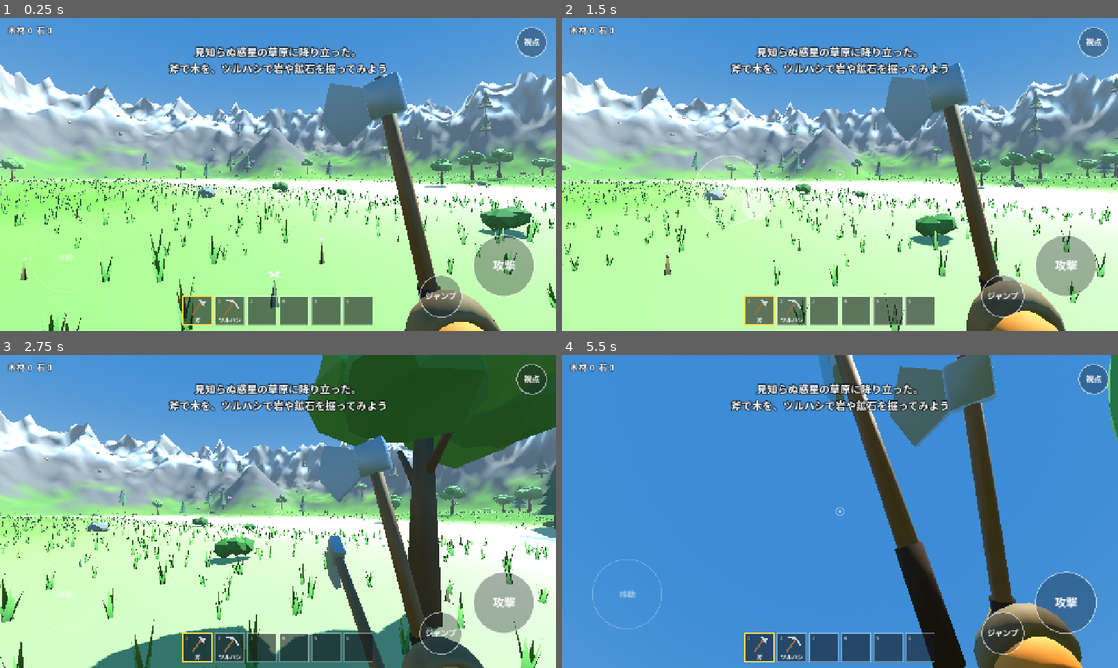
Above: before the commit, frames 1-4 (two rows, left to right).
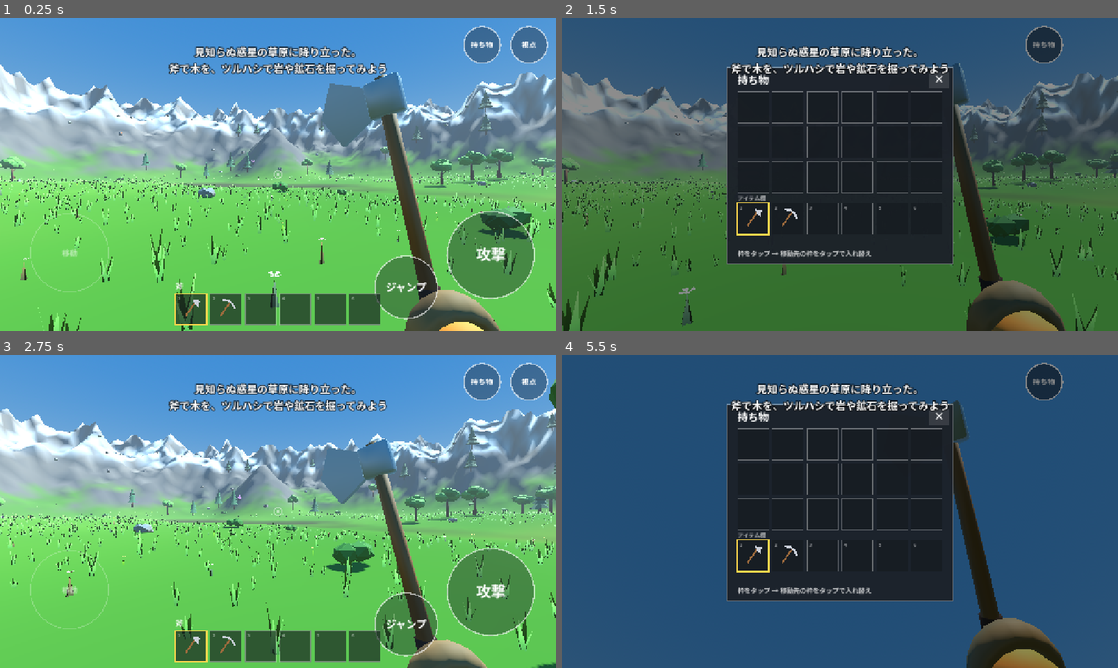
Above: after the commit, the same moments.

Repository: tailangsitianzhong-stack/Calude4
Game: Godot game, scene res://main.tscn
Two runs of this game, one before a commit and one after it. Both use one fixed random seed, a clock stepped at 60 frames per second and the inputs below.
Inputs (mouse positions are in pixels of both pictures, inside the frame that each line leads up to):
- Up to frame 1 (0.25 s): no input
- Up to frame 2 (1.5 s): tap Enter at 0.5 s; move the mouse to (962, 158) at 0.52 s; hold D 0.53-1.25 s; tap E at 0.6 s; click (962, 158) at 0.67 s; tap Space at 0.77 s; tap Tab at 0.8 s; drag from (728, 190) to (812, 237) at 1.27 s
- Up to frame 3 (2.75 s): move the mouse to (333, 442) at 2.02 s; hold D from 2.03 s (still down); tap I at 2.1 s; tap F at 2.3 s
- Up to frame 4 (5.5 s): release D at 2.75 s; drag from (812, 574) to (673, 464) at 2.77 s; tap Space at 3.5, 3.77 s; move the mouse to (1006, 558) at 3.52 s; hold A 3.53-4.25 s; tap E at 3.6 s; tap Tab at 3.8 s; tap Escape at 4.15 s; tap Enter at 4.25 s; drag from (673, 464) to (756, 433) at 4.27 s; move the mouse to (867, 511) at 5.02 s; hold S from 5.03 s (still down); tap I at 5.1 s; click (867, 511) at 5.17 s; tap F at 5.3 s

The runs differ from the first frame. In frame 1, 42% of the frame differs, in the area x 0-100%, y 2-100%; in frame 2, 98%, in the area x 0-100%, y 0-100%; in frame 3, 71%; in frame 4, 95%.

Commit message:
Add stacking inventory, bag screen, bigger buttons; fix white ground
Materials now fill inventory slots in stacks of 100, with a bag
screen for moving items. Ground no longer blends toward sand near
water level, and the third-person tool no longer renders in first
person. Add inventory tests.

Co-Authored-By: Claude Opus 5.5 <noreply@anthropic.com>
Claude-Session: https://claude.ai/code/session_01KQKHjnwP1HCa4YZjVTQqff

Diff:
--- /dev/null
+++ b/scripts/inventory.gd
@@ -0,0 +1,90 @@
+class_name Inventory
+extends RefCounted
+## 持ち物。先頭の6枠がアイテム欄(ホットバー)、残りがかばん。素材は1枠に100個まで重なる。
+
+signal changed
+
+const HOTBAR_SIZE := 6
+const BAG_SIZE := 18
+const SIZE := HOTBAR_SIZE + BAG_SIZE
+
+## アイテムの定義。stack は1枠に入る最大数、tool は手に持って使う道具
+const ITEMS := {
+	"axe": {"name": "斧", "stack": 1, "tool": true},
+	"pickaxe": {"name": "ツルハシ", "stack": 1, "tool": true},
+	"wood": {"name": "木材", "stack": 100},
+	"stone": {"name": "石", "stack": 100},
+	"iron": {"name": "鉄鉱石", "stack": 100},
+	"copper": {"name": "銅鉱石", "stack": 100},
+	"crystal": {"name": "結晶", "stack": 100},
+}
+
+## 各枠は {} (空) か {"id": String, "count": int}
+var slots: Array[Dictionary] = []
+
+
+func _init() -> void:
+	for i in SIZE:
+		slots.append({})
+
+
+static func item_name(id: String) -> String:
+	return ITEMS[id]["name"] if ITEMS.has(id) else ""
+
+
+static func is_tool_item(id: String) -> bool:
+	return ITEMS.has(id) and ITEMS[id].get("tool", false)
+
+
+## 入れられなかった数を返す(持ち物がいっぱいのとき 0 より大きい)
+func add(id: String, count: int) -> int:
+	var max_stack: int = ITEMS[id]["stack"]
+	# まず同じ素材の枠に重ねる(アイテム欄 → かばんの順)
+	for s in slots:
+		if count <= 0:
+			break
+		if s.get("id", "") == id and s["count"] < max_stack:
+			var n := mini(count, max_stack - s["count"])
+			s["count"] += n
+			count -= n
+	# 残りは空いている枠へ
+	for i in SIZE:
+		if count <= 0:
+			break
+		if slots[i].is_empty():
+			var n := mini(count, max_stack)
+			slots[i] = {"id": id, "count": n}
+			count -= n
+	changed.emit()
+	return count
+
+
+func total(id: String) -> int:
+	var n := 0
+	for s in slots:
+		if s.get("id", "") == id:
+			n += s["count"]
+	return n
+
+
+func id_at(i: int) -> String:
+	return slots[i].get("id", "") if i >= 0 and i < SIZE else ""
+
+
+## 2つの枠を入れ替える。同じ素材なら重ねられるだけ重ねる
+func move(from: int, to: int) -> void:
+	if from == to:
+		return
+	var a := slots[from]
+	var b := slots[to]
+	if not a.is_empty() and not b.is_empty() and a["id"] == b["id"]:
+		var max_stack: int = ITEMS[a["id"]]["stack"]
+		var n := mini(a["count"], max_stack - b["count"])
+		b["count"] += n
+		a["count"] -= n
+		if a["count"] <= 0:
+			slots[from] = {}
+	else:
+		slots[from] = b
+		slots[to] = a
+	changed.emit()
--- a/scripts/main.gd
+++ b/scripts/main.gd
@@ -1,8 +1,5 @@
 extends Node3D
 ## ゲーム全体のまとめ役。最初の惑星(地表)を作り、資源・アイテム欄・画面表示を動かす。
-
-const ITEM_NAMES := {"wood": "木材", "stone": "石", "iron": "鉄鉱石", "copper": "銅鉱石", "crystal": "結晶"}
-const ITEM_ORDER := ["wood", "stone", "iron", "copper", "crystal"]
 
 ## 叩いて取れる物の種類
 const KINDS := {
@@ -27,24 +24,20 @@
 var world: World
 var player: Player
 var controls: TouchControls
-var inv_label: Label
 var msg_label: Label
 var _msg_time := 0.0
 var _scenes := {}
 var _respawn_queue: Array[Dictionary] = []   # {kind, time}
 var _particles: CPUParticles3D
 
-var inventory := {}
-var hotbar := [
-	{"id": "axe", "label": "斧"},
-	{"id": "pickaxe", "label": "ツルハシ"},
-]
+var inventory := Inventory.new()
 
 
 func _ready() -> void:
 	rng.seed = 20261102
-	for k in ITEM_ORDER:
-		inventory[k] = 0
+	# 最初の持ち物は斧とツルハシ
+	inventory.add("axe", 1)
+	inventory.add("pickaxe", 1)
 
 	world = World.new()
 	add_child(world)
@@ -153,20 +146,13 @@
 
 	controls = TouchControls.new()
 	controls.player = player
-	controls.slots = hotbar
+	controls.inventory = inventory
 	controls.slot_selected.connect(_select_slot)
 	controls.view_toggled.connect(func() -> void:
 		player.set_first_person(not player.first_person)
 		show_message("一人称視点" if player.first_person else "三人称視点", 1.2)
 	)
 	layer.add_child(controls)
-
-	inv_label = Label.new()
-	inv_label.position = Vector2(18, 12)
-	inv_label.add_theme_font_size_override("font_size", 20)
-	inv_label.add_theme_color_override("font_outline_color", Color(0, 0, 0, 0.75))
-	inv_label.add_theme_constant_override("outline_size", 6)
-	layer.add_child(inv_label)
 
 	msg_label = Label.new()
 	msg_label.set_anchors_preset(Control.PRESET_CENTER_TOP)
@@ -181,8 +167,11 @@
 
 func _select_slot(i: int) -> void:
 	controls.selected_slot = i
-	var id: String = hotbar[i]["id"] if i < hotbar.size() else ""
-	player.set_tool(id)
+	var id := inventory.id_at(i)
+	# 道具なら手に持つ。素材や空の枠なら素手
+	var tool_id := id if Inventory.is_tool_item(id) else ""
+	if tool_id != player.current_tool:
+		player.set_tool(tool_id)
 
 
 func show_message(text: String, seconds := 2.0) -> void:
@@ -207,8 +196,10 @@
 	if res["done"]:
 		var got := []
 		for item in h.drops:
-			inventory[item] += h.drops[item]
-			got.append("%s +%d" % [ITEM_NAMES[item], h.drops[item]])
+			var left := inventory.add(item, h.drops[item])
+			got.append("%s +%d" % [Inventory.item_name(item), h.drops[item] - left])
+			if left > 0:
+				got.append("(持ち物がいっぱい)")
 		show_message("  ".join(got), 1.6)
 
 
@@ -225,12 +216,6 @@
 	for r in _respawn_queue.filter(func(x: Dictionary) -> bool: return x["time"] <= 0.0):
 		_spawn(r["kind"])
 		_respawn_queue.erase(r)
-
-	var parts := []
-	for k in ITEM_ORDER:
-		if inventory[k] > 0 or k in ["wood", "stone"]:
-			parts.append("%s %d" % [ITEM_NAMES[k], inventory[k]])
-	inv_label.text = "  ".join(parts)
 
 	var t := player.get_target()
 	if t:
--- a/scripts/player.gd
+++ b/scripts/player.gd
@@ -148,6 +148,7 @@
 	# 持ち替えの動き
 	if viewmodel:
 		viewmodel.position = _vm_rest + Vector3(0, -0.3, 0)
+	_apply_body_visibility()
 
 
 func set_first_person(on: bool) -> void:
@@ -155,10 +156,16 @@
 	spring.spring_length = 0.0 if on else 3.2
 	spring.position = Vector3.ZERO if on else Vector3(0.45, 0.15, 0)
 	viewmodel.visible = on
-	# 一人称では体は見せず、影だけ落とす
+	_apply_body_visibility()
+
+
+## 一人称では全身モデル(手に持った道具も含む)は見せず、影だけ落とす
+func _apply_body_visibility() -> void:
+	if body_model == null:
+		return
 	for c in body_model.find_children("*", "GeometryInstance3D", true, false):
 		(c as GeometryInstance3D).cast_shadow = (
-			GeometryInstance3D.SHADOW_CASTING_SETTING_SHADOWS_ONLY if on else GeometryInstance3D.SHADOW_CASTING_SETTING_ON)
+			GeometryInstance3D.SHADOW_CASTING_SETTING_SHADOWS_ONLY if first_person else GeometryInstance3D.SHADOW_CASTING_SETTING_ON)
 
 
 ## いま狙っている物(届く範囲)
--- a/scripts/touch_controls.gd
+++ b/scripts/touch_controls.gd
@@ -2,21 +2,23 @@
 extends Control
 ## スマホ用の操作と画面表示。
 ## 左側: バーチャルスティックで移動 / 右側: ドラッグで視点 / 右下: 攻撃・ジャンプ / 下中央: アイテム欄
-## PC: WASD で移動、マウスドラッグで視点、F か左クリック長押しで攻撃、Space でジャンプ、1〜6 でアイテム、V で視点切替
+## 右上: 視点切替・持ち物。持ち物を開くと、枠をタップ → 別の枠をタップで入れ替えられる。
+## PC: WASD 移動、マウスドラッグ 視点、F 攻撃、Space ジャンプ、1〜6 アイテム、V 視点切替、E/Tab 持ち物
 
 signal slot_selected(index: int)
 signal view_toggled
 
-const JOY_RADIUS := 80.0
+const JOY_RADIUS := 90.0
 const LOOK_SENSITIVITY := 0.005
-const SLOT_COUNT := 6
-const SLOT_SIZE := 66.0
+const SLOT_SIZE := 72.0
+const SLOT_GAP := 8.0
 
 var player: Player
-var slots: Array = []          ## [{id, label}] main.gd が設定
+var inventory: Inventory
 var selected_slot := 0
 var target_name := ""
 var target_ratio := -1.0       ## 狙っている物の残り体力(0〜1)、なければ -1
+var bag_open := false
 
 var _joy_index := -1
 var _joy_origin := Vector2.ZERO
@@ -26,6 +28,7 @@
 var _attack_index := -1
 var _pressed := {}             ## タッチ番号 -> ボタンID
 var _key_attack := false
+var _held_slot := -1           ## 持ち物画面で選んでいる枠
 
 
 func _ready() -> void:
@@ -33,29 +36,79 @@
 	mouse_filter = Control.MOUSE_FILTER_IGNORE
 
 
+# ---------------------------------------------------------------- 配置
+
 func _buttons() -> Array:
 	var s := size
 	return [
-		{"id": "attack", "label": "攻撃", "pos": Vector2(s.x - 120, s.y - 150), "r": 70.0},
-		{"id": "jump", "label": "ジャンプ", "pos": Vector2(s.x - 265, s.y - 80), "r": 48.0},
-		{"id": "view", "label": "視点", "pos": Vector2(s.x - 56, 56), "r": 34.0},
+		{"id": "attack", "label": "攻撃", "pos": Vector2(s.x - 150, s.y - 175), "r": 100.0},
+		{"id": "jump", "label": "ジャンプ", "pos": Vector2(s.x - 345, s.y - 100), "r": 72.0},
+		{"id": "view", "label": "視点", "pos": Vector2(s.x - 62, 62), "r": 42.0},
+		{"id": "bag", "label": "持ち物", "pos": Vector2(s.x - 170, 62), "r": 42.0},
 	]
 
 
-func _slot_rect(i: int) -> Rect2:
-	var total := SLOT_COUNT * SLOT_SIZE + (SLOT_COUNT - 1) * 8.0
+func _hotbar_rect(i: int) -> Rect2:
+	var total := Inventory.HOTBAR_SIZE * SLOT_SIZE + (Inventory.HOTBAR_SIZE - 1) * SLOT_GAP
 	var x0 := (size.x - total) / 2.0
-	return Rect2(Vector2(x0 + i * (SLOT_SIZE + 8.0), size.y - SLOT_SIZE - 14.0), Vector2(SLOT_SIZE, SLOT_SIZE))
+	return Rect2(Vector2(x0 + i * (SLOT_SIZE + SLOT_GAP), size.y - SLOT_SIZE - 14.0), Vector2(SLOT_SIZE, SLOT_SIZE))
+
+
+func _panel_rect() -> Rect2:
+	var w := 6 * SLOT_SIZE + 5 * SLOT_GAP + 48.0
+	var h := 4 * SLOT_SIZE + 3 * SLOT_GAP + 140.0
+	return Rect2((size - Vector2(w, h)) / 2.0 + Vector2(0, -20), Vector2(w, h))
+
+
+## 持ち物画面の枠。かばん(3段)が上、アイテム欄(1段)が下
+func _bag_rect(i: int) -> Rect2:
+	var p := _panel_rect()
+	var col := i % 6
+	var row: int
+	var extra := 0.0
+	if i < Inventory.HOTBAR_SIZE:
+		row = 3
+		extra = 16.0
+	else:
+		row = (i - Inventory.HOTBAR_SIZE) / 6
+	return Rect2(p.position + Vector2(24.0 + col * (SLOT_SIZE + SLOT_GAP), 56.0 + row * (SLOT_SIZE + SLOT_GAP) + extra),
+		Vector2(SLOT_SIZE, SLOT_SIZE))
+
+
+func _close_rect() -> Rect2:
+	var p := _panel_rect()
+	return Rect2(p.end.x - 54, p.position.y + 10, 44, 36)
 
 
 func _hit_test(p: Vector2) -> String:
+	if bag_open:
+		if _close_rect().grow(6).has_point(p):
+			return "close"
+		for i in Inventory.SIZE:
+			if _bag_rect(i).has_point(p):
+				return "bag%d" % i
+		if _panel_rect().has_point(p):
+			return "panel"
+		return "close"
 	for b in _buttons():
 		if p.distance_to(b["pos"]) <= b["r"] + 10.0:
 			return b["id"]
-	for i in SLOT_COUNT:
-		if _slot_rect(i).grow(4).has_point(p):
+	for i in Inventory.HOTBAR_SIZE:
+		if _hotbar_rect(i).grow(4).has_point(p):
 			return "slot%d" % i
 	return ""
+
+
+# ---------------------------------------------------------------- 入力
+
+func toggle_bag() -> void:
+	bag_open = not bag_open
+	_held_slot = -1
+	_joy_index = -1
+	_joy_vec = Vector2.ZERO
+	_look_index = -1
+	_attack_index = -1
+	queue_redraw()
 
 
 func _press(id: String, index: int) -> void:
@@ -67,9 +120,26 @@
 			player.jump_requested = true
 		"view":
 			view_toggled.emit()
+		"bag", "close":
+			toggle_bag()
+		"panel":
+			pass
 		_:
 			if id.begins_with("slot"):
 				slot_selected.emit(int(id.substr(4)))
+			elif id.begins_with("bag"):
+				_tap_bag_slot(int(id.substr(3)))
+
+
+func _tap_bag_slot(i: int) -> void:
+	if _held_slot == -1:
+		if inventory.id_at(i) != "":
+			_held_slot = i
+	else:
+		inventory.move(_held_slot, i)
+		_held_slot = -1
+		slot_selected.emit(selected_slot)  # 手に持つ物を更新
+	queue_redraw()
 
 
 func _input(event: InputEvent) -> void:
@@ -105,23 +175,27 @@
 			if off.length() > JOY_RADIUS:
 				off = off.normalized() * JOY_RADIUS
 			_joy_vec = Vector2(off.x, -off.y) / JOY_RADIUS
-			queue_redraw()
 		elif d.index == _look_index or d.index == _attack_index:
 			# 攻撃ボタンを押したまま指を動かしても視点を回せる
-			if d.index == _attack_index and _look_last == Vector2.ZERO:
+			if _look_last == Vector2.ZERO:
 				_look_last = d.position
 			player.look_delta += (d.position - _look_last) * LOOK_SENSITIVITY
 			_look_last = d.position
 	elif event is InputEventKey:
 		var k := event as InputEventKey
 		if k.keycode == KEY_F:
-			_key_attack = k.pressed
+			_key_attack = k.pressed and not bag_open
 		elif k.pressed and not k.echo:
 			match k.keycode:
 				KEY_SPACE:
 					player.jump_requested = true
 				KEY_V:
 					view_toggled.emit()
+				KEY_E, KEY_TAB, KEY_I:
+					toggle_bag()
+				KEY_ESCAPE:
+					if bag_open:
+						toggle_bag()
 				KEY_1, KEY_2, KEY_3, KEY_4, KEY_5, KEY_6:
 					slot_selected.emit(k.keycode - KEY_1)
 
@@ -131,9 +205,11 @@
 		return
 	if _attack_index == -1 and _look_index == -1:
 		_look_last = Vector2.ZERO
-	player.attack_held = _attack_index != -1 or _key_attack
+	player.attack_held = (_attack_index != -1 or _key_attack) and not bag_open
 	if _joy_index != -1:
 		player.move_input = _joy_vec
+	elif bag_open:
+		player.move_input = Vector2.ZERO
 	else:
 		var k := Vector2.ZERO
 		if Input.is_key_pressed(KEY_W) or Input.is_key_pressed(KEY_UP):
@@ -148,60 +224,121 @@
 	queue_redraw()
 
 
+# ---------------------------------------------------------------- 描画
+
 func _draw() -> void:
 	var font := get_theme_default_font()
 	var center := size / 2.0
 
-	# 照準と、狙っている物の名前・体力
-	var aim_col := Color(1, 1, 1, 0.9) if target_ratio >= 0.0 else Color(1, 1, 1, 0.5)
-	draw_arc(center, 9, 0, TAU, 24, aim_col, 2.0)
-	draw_circle(center, 2.0, aim_col)
-	if target_ratio >= 0.0:
-		draw_string(font, center + Vector2(-120, 44), target_name, HORIZONTAL_ALIGNMENT_CENTER, 240, 20, Color.WHITE)
-		var bar := Rect2(center + Vector2(-50, 54), Vector2(100, 7))
-		draw_rect(bar, Color(0, 0, 0, 0.5))
-		draw_rect(Rect2(bar.position, Vector2(bar.size.x * target_ratio, bar.size.y)), Color(0.45, 0.9, 0.4))
-
-	# スティック
-	if _joy_index != -1:
-		draw_circle(_joy_origin, JOY_RADIUS, Color(1, 1, 1, 0.12))
-		draw_arc(_joy_origin, JOY_RADIUS, 0, TAU, 48, Color(1, 1, 1, 0.45), 3.0)
-		draw_circle(_joy_origin + Vector2(_joy_vec.x, -_joy_vec.y) * JOY_RADIUS, 34, Color(1, 1, 1, 0.5))
-	else:
-		var hint := Vector2(150, size.y - 170)
-		draw_arc(hint, JOY_RADIUS, 0, TAU, 48, Color(1, 1, 1, 0.25), 2.0)
-		draw_string(font, hint + Vector2(-60, 8), "移動", HORIZONTAL_ALIGNMENT_CENTER, 120, 18, Color(1, 1, 1, 0.5))
+	if not bag_open:
+		# 照準と、狙っている物の名前・体力
+		var aim_col := Color(1, 1, 1, 0.9) if target_ratio >= 0.0 else Color(1, 1, 1, 0.5)
+		draw_arc(center, 9, 0, TAU, 24, aim_col, 2.0)
+		draw_circle(center, 2.0, aim_col)
+		if target_ratio >= 0.0:
+			draw_string(font, center + Vector2(-120, 44), target_name, HORIZONTAL_ALIGNMENT_CENTER, 240, 20, Color.WHITE)
+			var bar := Rect2(center + Vector2(-50, 54), Vector2(100, 7))
+			draw_rect(bar, Color(0, 0, 0, 0.5))
+			draw_rect(Rect2(bar.position, Vector2(bar.size.x * target_ratio, bar.size.y)), Color(0.45, 0.9, 0.4))
+
+		# スティック
+		if _joy_index != -1:
+			draw_circle(_joy_origin, JOY_RADIUS, Color(1, 1, 1, 0.12))
+			draw_arc(_joy_origin, JOY_RADIUS, 0, TAU, 48, Color(1, 1, 1, 0.45), 3.0)
+			draw_circle(_joy_origin + Vector2(_joy_vec.x, -_joy_vec.y) * JOY_RADIUS, 38, Color(1, 1, 1, 0.5))
+		else:
+			var hint := Vector2(160, size.y - 180)
+			draw_arc(hint, JOY_RADIUS, 0, TAU, 48, Color(1, 1, 1, 0.25), 2.0)
+			draw_string(font, hint + Vector2(-60, 8), "移動", HORIZONTAL_ALIGNMENT_CENTER, 120, 18, Color(1, 1, 1, 0.5))
 
 	# ボタン
 	var pressed_ids := _pressed.values()
 	for b in _buttons():
 		var pos: Vector2 = b["pos"]
 		var r: float = b["r"]
-		var on: bool = pressed_ids.has(b["id"]) or (b["id"] == "attack" and _key_attack)
-		draw_circle(pos, r, Color(0.1, 0.12, 0.15, 0.55 if on else 0.35))
-		draw_arc(pos, r, 0, TAU, 48, Color(1, 1, 1, 0.85 if on else 0.55), 2.5)
-		var fs := 26 if b["id"] == "attack" else 18
+		var on: bool = pressed_ids.has(b["id"]) or (b["id"] == "attack" and _key_attack) or (b["id"] == "bag" and bag_open)
+		if bag_open and b["id"] != "bag":
+			continue
+		draw_circle(pos, r, Color(0.1, 0.12, 0.15, 0.6 if on else 0.38))
+		draw_arc(pos, r, 0, TAU, 48, Color(1, 1, 1, 0.9 if on else 0.6), 3.0)
+		var fs := 34 if b["id"] == "attack" else (24 if b["id"] == "jump" else 17)
 		draw_string(font, Vector2(pos.x - r, pos.y + fs * 0.35), b["label"], HORIZONTAL_ALIGNMENT_CENTER, r * 2.0, fs, Color.WHITE)
 
 	# アイテム欄
-	for i in SLOT_COUNT:
-		var rect := _slot_rect(i)
-		var sel := i == selected_slot
-		draw_rect(rect, Color(0.08, 0.1, 0.12, 0.6))
-		draw_rect(rect, Color(1.0, 0.85, 0.3) if sel else Color(1, 1, 1, 0.35), false, 3.0 if sel else 1.5)
-		draw_string(font, rect.position + Vector2(5, 15), str(i + 1), HORIZONTAL_ALIGNMENT_LEFT, -1, 12, Color(1, 1, 1, 0.6))
-		if i < slots.size():
-			var s: Dictionary = slots[i]
-			_draw_tool_icon(rect, s["id"])
-			draw_string(font, Vector2(rect.position.x, rect.end.y - 6), s["label"], HORIZONTAL_ALIGNMENT_CENTER, rect.size.x, 13, Color.WHITE)
-
-
-func _draw_tool_icon(rect: Rect2, id: String) -> void:
-	var c := rect.get_center() + Vector2(0, -6)
+	if not bag_open:
+		for i in Inventory.HOTBAR_SIZE:
+			_draw_slot(font, _hotbar_rect(i), i, i == selected_slot)
+		var held := inventory.id_at(selected_slot)
+		if held != "":
+			var r0 := _hotbar_rect(0)
+			draw_string(font, Vector2(r0.position.x, r0.position.y - 10), Inventory.item_name(held),
+				HORIZONTAL_ALIGNMENT_LEFT, -1, 18, Color(1, 1, 1, 0.9))
+	else:
+		_draw_bag(font)
+
+
+func _draw_bag(font: Font) -> void:
+	draw_rect(Rect2(Vector2.ZERO, size), Color(0, 0, 0, 0.45))
+	var p := _panel_rect()
+	draw_rect(p, Color(0.11, 0.13, 0.16, 0.96))
+	draw_rect(p, Color(1, 1, 1, 0.35), false, 2.0)
+	draw_string(font, p.position + Vector2(24, 38), "持ち物", HORIZONTAL_ALIGNMENT_LEFT, -1, 24, Color.WHITE)
+	var c := _close_rect()
+	draw_rect(c, Color(1, 1, 1, 0.12))
+	draw_string(font, Vector2(c.position.x, c.position.y + 26), "×", HORIZONTAL_ALIGNMENT_CENTER, c.size.x, 24, Color.WHITE)
+
+	for i in Inventory.SIZE:
+		_draw_slot(font, _bag_rect(i), i, i == selected_slot and i < Inventory.HOTBAR_SIZE)
+		if i == _held_slot:
+			draw_rect(_bag_rect(i).grow(3), Color(0.4, 0.9, 1.0), false, 3.0)
+	var hb := _bag_rect(0)
+	draw_string(font, Vector2(hb.position.x, hb.position.y - 6), "アイテム欄", HORIZONTAL_ALIGNMENT_LEFT, -1, 13, Color(1, 1, 1, 0.6))
+
+	# 説明と合計
+	var info := "枠をタップ → 移動先の枠をタップで入れ替え"
+	if _held_slot != -1:
+		var id := inventory.id_at(_held_slot)
+		info = "%s × %d を選択中。移動先をタップ" % [Inventory.item_name(id), inventory.slots[_held_slot]["count"]]
+	draw_string(font, Vector2(p.position.x + 24, p.end.y - 18), info, HORIZONTAL_ALIGNMENT_LEFT, p.size.x - 48, 15, Color(1, 1, 1, 0.75))
+
+
+func _draw_slot(font: Font, rect: Rect2, i: int, selected: bool) -> void:
+	draw_rect(rect, Color(0.08, 0.1, 0.12, 0.65))
+	draw_rect(rect, Color(1.0, 0.85, 0.3) if selected else Color(1, 1, 1, 0.35), false, 3.0 if selected else 1.5)
+	if i < Inventory.HOTBAR_SIZE:
+		draw_string(font, rect.position + Vector2(5, 15), str(i + 1), HORIZONTAL_ALIGNMENT_LEFT, -1, 12, Color(1, 1, 1, 0.55))
+	var s: Dictionary = inventory.slots[i]
+	if s.is_empty():
+		return
+	_draw_item_icon(rect, s["id"])
+	if s["count"] > 1:
+		draw_string_outline(font, Vector2(rect.position.x, rect.end.y - 6), str(s["count"]), HORIZONTAL_ALIGNMENT_RIGHT, rect.size.x - 6, 18, 5, Color.BLACK)
+		draw_string(font, Vector2(rect.position.x, rect.end.y - 6), str(s["count"]), HORIZONTAL_ALIGNMENT_RIGHT, rect.size.x - 6, 18, Color.WHITE)
+
+
+func _draw_item_icon(rect: Rect2, id: String) -> void:
+	var c := rect.get_center() + Vector2(0, -2)
 	var wood := Color(0.62, 0.42, 0.24)
 	var steel := Color(0.8, 0.82, 0.86)
-	draw_line(c + Vector2(-12, 16), c + Vector2(10, -14), wood, 4.0)
-	if id == "axe":
-		draw_colored_polygon(PackedVector2Array([c + Vector2(4, -18), c + Vector2(18, -16), c + Vector2(16, -2), c + Vector2(8, -8)]), steel)
-	elif id == "pickaxe":
-		draw_polyline(PackedVector2Array([c + Vector2(-8, -18), c + Vector2(6, -16), c + Vector2(14, -10), c + Vector2(20, 2)]), steel, 4.0)
+	var stone := Color(0.6, 0.6, 0.58)
+	match id:
+		"axe":
+			draw_line(c + Vector2(-13, 18), c + Vector2(11, -15), wood, 4.0)
+			draw_colored_polygon(PackedVector2Array([c + Vector2(5, -20), c + Vector2(20, -18), c + Vector2(18, -2), c + Vector2(9, -9)]), steel)
+		"pickaxe":
+			draw_line(c + Vector2(-13, 18), c + Vector2(11, -15), wood, 4.0)
+			draw_polyline(PackedVector2Array([c + Vector2(-9, -20), c + Vector2(6, -18), c + Vector2(15, -11), c + Vector2(21, 2)]), steel, 4.0)
+		"wood":
+			draw_rect(Rect2(c + Vector2(-18, -9), Vector2(36, 18)), wood)
+			draw_circle(c + Vector2(18, 0), 9, Color(0.82, 0.66, 0.42))
+			draw_arc(c + Vector2(18, 0), 5, 0, TAU, 16, wood, 1.5)
+		"stone", "iron", "copper":
+			var pts := PackedVector2Array([c + Vector2(-17, 8), c + Vector2(-12, -10), c + Vector2(3, -16), c + Vector2(17, -6), c + Vector2(15, 11), c + Vector2(-4, 15)])
+			draw_colored_polygon(pts, stone if id == "stone" else Color(0.42, 0.4, 0.4))
+			if id != "stone":
+				var spot := Color(0.85, 0.5, 0.28) if id == "iron" else Color(0.3, 0.78, 0.62)
+				for q in [Vector2(-6, -4), Vector2(6, 4), Vector2(5, -8), Vector2(-8, 7)]:
+					draw_circle(c + q, 3.5, spot)
+		"crystal":
+			draw_colored_polygon(PackedVector2Array([c + Vector2(0, -20), c + Vector2(11, -4), c + Vector2(0, 18), c + Vector2(-11, -4)]), Color(0.7, 0.55, 1.0))
+			draw_colored_polygon(PackedVector2Array([c + Vector2(0, -20), c + Vector2(11, -4), c + Vector2(0, -4)]), Color(0.88, 0.8, 1.0))
--- a/scripts/world.gd
+++ b/scripts/world.gd
@@ -91,16 +91,15 @@
 
 
 func _color_at(x: float, z: float, h: float, n: Vector3) -> Color:
-	var grass := Color(0.3, 0.52, 0.18).lerp(Color(0.42, 0.58, 0.2), (detail.get_noise_2d(x * 0.6, z * 0.6) + 1.0) * 0.5)
-	var dry := Color(0.55, 0.55, 0.28)
-	var sand := Color(0.82, 0.76, 0.55)
+	var grass := Color(0.26, 0.46, 0.16).lerp(Color(0.34, 0.52, 0.18), (detail.get_noise_2d(x * 0.6, z * 0.6) + 1.0) * 0.5)
+	var dry := Color(0.42, 0.47, 0.2)
+	var mud := Color(0.24, 0.27, 0.16)
 	var rock := Color(0.42, 0.4, 0.38)
 	var snow := Color(0.95, 0.96, 0.98)
-	var c := grass.lerp(dry, clampf((noise.get_noise_2d(x * 2.0, z * 2.0) - 0.2) * 2.0, 0.0, 0.6))
-	if h < WATER_LEVEL + 0.5:
-		c = sand
-	elif h < WATER_LEVEL + 1.0:
-		c = sand.lerp(c, (h - WATER_LEVEL - 0.5) / 0.5)
+	var c := grass.lerp(dry, clampf((noise.get_noise_2d(x * 2.0, z * 2.0) - 0.2) * 2.0, 0.0, 0.5))
+	# 水の中だけ泥っぽく(岸までは草)
+	if h < WATER_LEVEL:
+		c = c.lerp(mud, clampf((WATER_LEVEL - h) / 0.6, 0.0, 1.0))
 	var slope := 1.0 - n.y
 	c = c.lerp(rock, clampf((slope - 0.18) * 5.0, 0.0, 1.0))
 	c = c.lerp(rock, clampf((h - 9.0) / 4.0, 0.0, 1.0))
--- a/tests/test_harvest.gd
+++ b/tests/test_harvest.gd
@@ -45,8 +45,8 @@
 				stage = 1
 				frames = 0
 		1:
-			if main.inventory["wood"] > 0:
-				print("PASS: 木を切って木材 %d" % main.inventory["wood"])
+			if main.inventory.total("wood") > 0:
+				print("PASS: 木を切って木材 %d" % main.inventory.total("wood"))
 				main.controls._key_attack = false
 				target = _face(false)
 				stage = 2
@@ -60,10 +60,10 @@
 				main._select_slot(0)  # 斧のまま岩を叩く
 				main.controls._key_attack = true
 			if frames == 120:
-				print(("PASS" if main.inventory["stone"] == 0 else "FAIL") + ": 斧では岩が掘れない (石 %d)" % main.inventory["stone"])
+				print(("PASS" if main.inventory.total("stone") == 0 else "FAIL") + ": 斧では岩が掘れない (石 %d)" % main.inventory.total("stone"))
 				main._select_slot(1)  # ツルハシ
-			if main.inventory["stone"] > 0:
-				print("PASS: ツルハシで岩を掘って石 %d" % main.inventory["stone"])
+			if main.inventory.total("stone") > 0:
+				print("PASS: ツルハシで岩を掘って石 %d" % main.inventory.total("stone"))
 				return true
 			if frames > 800:
 				print("FAIL: ツルハシで石が増えない")
--- /dev/null
+++ b/tests/test_inventory.gd
@@ -0,0 +1,44 @@
+extends SceneTree
+## 持ち物の重なり方(100個で1枠)と入れ替えを確かめる。
+## godot --headless --script res://tests/test_inventory.gd
+
+var failed := 0
+
+
+func check(ok: bool, label: String) -> void:
+	print(("PASS: " if ok else "FAIL: ") + label)
+	if not ok:
+		failed += 1
+
+
+func _init() -> void:
+	var inv := Inventory.new()
+	inv.add("axe", 1)
+	inv.add("pickaxe", 1)
+	check(inv.id_at(0) == "axe" and inv.id_at(1) == "pickaxe", "斧とツルハシがアイテム欄の1・2番目")
+
+	inv.add("wood", 3)
+	check(inv.id_at(2) == "wood" and inv.slots[2]["count"] == 3, "木材が空いている3番目の枠に入る")
+
+	inv.add("wood", 120)
+	check(inv.slots[2]["count"] == 100 and inv.slots[3]["count"] == 23, "100個を超えた分は次の枠へ (100 + 23)")
+	check(inv.total("wood") == 123, "木材の合計 123")
+
+	inv.add("stone", 5)
+	check(inv.id_at(4) == "stone", "石は別の枠に入る")
+
+	inv.move(3, 2)
+	check(inv.slots[2]["count"] == 100 and inv.slots[3]["count"] == 23, "満杯の枠へは重ねられず、そのまま")
+
+	inv.move(4, 10)
+	check(inv.id_at(4) == "" and inv.id_at(10) == "stone", "石をかばんへ移動")
+
+	inv.move(0, 10)
+	check(inv.id_at(0) == "stone" and inv.id_at(10) == "axe", "斧と石を入れ替え")
+
+	var full := Inventory.new()
+	var left := full.add("stone", 100 * Inventory.SIZE + 7)
+	check(left == 7, "持ち物がいっぱいなら入りきらない数を返す (7)")
+
+	print("結果: %s" % ("すべて成功" if failed == 0 else "%d 件失敗" % failed))
+	quit(failed)
Binary file changed: fonts/ui_font.ttf
Not shown, added: scripts/inventory.gd.uid
Not shown, added: tests/test_inventory.gd.uid
